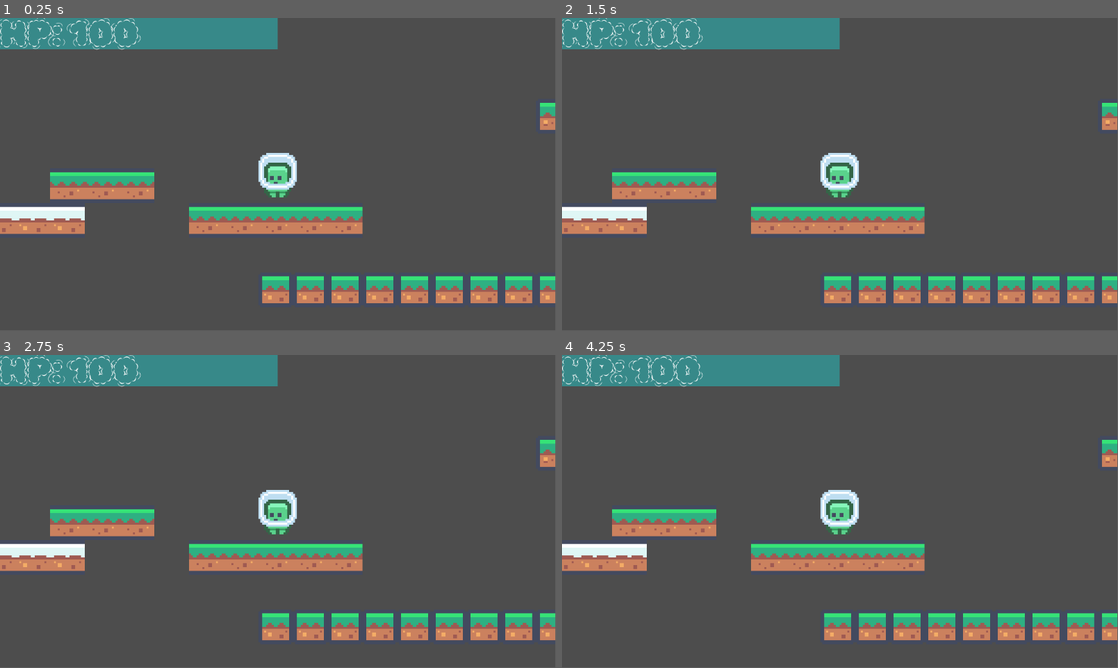
Above: before the commit, frames 1-4 (two rows, left to right).
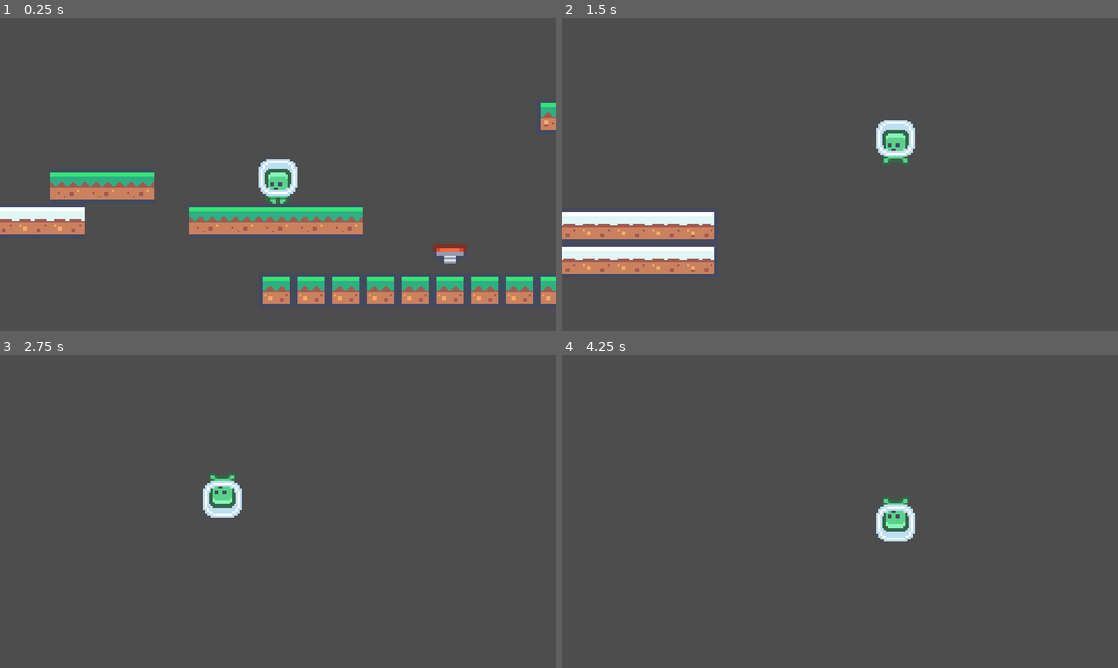
Above: after the commit, the same moments.

Repository: Kubulambula/godot-krouzek
Game: Godot game, scene res://scenes/test_level.tscn
Same seed, same stepped clock (60 frames per second), same inputs: the game is played once before the commit and once after it.
Inputs:
- Up to frame 1 (0.25 s): no input
- Up to frame 2 (1.5 s): tap Enter at 0.5 s; hold Right (ui_right) from 0.53 s (still down); tap F (flip_gravity) at 0.6, 1.35 s; tap Up (ui_up) at 0.77 s
- Up to frame 3 (2.75 s): tap Up (ui_up) at 1.52 s; tap Space at 2 s; release Right (ui_right) at 2.03 s; hold Left (ui_left) from 2.03 s (still down); tap L (take_damage) at 2.1 s; tap F (flip_gravity) at 2.3 s
- Up to frame 4 (4.25 s): release Left (ui_left) at 2.78 s; hold Right (ui_right) from 2.78 s (still down); tap F (flip_gravity) at 2.85, 3.6 s; tap Up (ui_up) at 3.02, 3.77 s; tap Escape (pause, bound only after the commit) at 4.15 s
In our replay, the window is 799x449 before the commit and 800x450 after it. These sizes can differ from the game's own. Grey fills any space a smaller window leaves; there, only what the larger window draws over its background counts as a difference.

The runs differ from the first frame. In frame 1, 7.5% of the frame differs, in the area x 0-100%, y 0-92%; in frame 2, 20%; in frame 3, 16%; in frame 4, 16%.
Error before the commit: Parse Error: Mixed use of tabs and spaces for indentation. (res://scenes/player.gd:13)
Error after the commit: Attempt to call function 'instantiate' in base 'null instance' on a null instance. (res://scenes/pause.gd:8)

Commit message:
Add files via upload

Diff:
--- /dev/null
+++ b/charlesdarwin1st/jump_pad.gd
@@ -0,0 +1,10 @@
+extends Node2D
+
+
+func _on_area_2d_body_entered(body: Node2D) -> void:
+	body.jump_pad_bounce()
+	$StaticBody2D/AnimatedSprite2D.play("bounce")
+
+
+func _on_animated_sprite_2d_animation_finished() -> void:
+	$StaticBody2D/AnimatedSprite2D.play("idle")
--- /dev/null
+++ b/charlesdarwin1st/jump_pad.tscn
@@ -0,0 +1,63 @@
+[gd_scene load_steps=8 format=3 uid="uid://4gx1o244m4s1"]
+
+[ext_resource type="Script" path="res://jump_pad.gd" id="1_gl6b0"]
+[ext_resource type="Texture2D" uid="uid://dka36338lwfdr" path="res://assets/tilemap_packed.png" id="1_u1n1s"]
+
+[sub_resource type="RectangleShape2D" id="RectangleShape2D_if24w"]
+size = Vector2(20, 7)
+
+[sub_resource type="AtlasTexture" id="AtlasTexture_i4yg4"]
+atlas = ExtResource("1_u1n1s")
+region = Rect2(144, 90, 18, 18)
+
+[sub_resource type="AtlasTexture" id="AtlasTexture_8omp3"]
+atlas = ExtResource("1_u1n1s")
+region = Rect2(126, 90, 18, 18)
+
+[sub_resource type="SpriteFrames" id="SpriteFrames_i28bc"]
+animations = [{
+"frames": [{
+"duration": 1.0,
+"texture": SubResource("AtlasTexture_i4yg4")
+}],
+"loop": false,
+"name": &"bounce",
+"speed": 2.0
+}, {
+"frames": [{
+"duration": 1.0,
+"texture": SubResource("AtlasTexture_8omp3")
+}],
+"loop": true,
+"name": &"idle",
+"speed": 5.0
+}]
+
+[sub_resource type="RectangleShape2D" id="RectangleShape2D_45vkk"]
+size = Vector2(18, 4)
+
+[node name="JumpPad" type="Node2D"]
+texture_filter = 1
+script = ExtResource("1_gl6b0")
+
+[node name="StaticBody2D" type="StaticBody2D" parent="."]
+
+[node name="CollisionShape2D" type="CollisionShape2D" parent="StaticBody2D"]
+position = Vector2(0, 6.5)
+shape = SubResource("RectangleShape2D_if24w")
+
+[node name="AnimatedSprite2D" type="AnimatedSprite2D" parent="StaticBody2D"]
+sprite_frames = SubResource("SpriteFrames_i28bc")
+animation = &"bounce"
+autoplay = "idle"
+
+[node name="Area2D" type="Area2D" parent="."]
+collision_layer = 0
+collision_mask = 2
+
+[node name="CollisionShape2D" type="CollisionShape2D" parent="Area2D"]
+position = Vector2(0, 1)
+shape = SubResource("RectangleShape2D_45vkk")
+
+[connection signal="animation_finished" from="StaticBody2D/AnimatedSprite2D" to="." method="_on_animated_sprite_2d_animation_finished"]
+[connection signal="body_entered" from="Area2D" to="." method="_on_area_2d_body_entered"]
--- a/charlesdarwin1st/project.godot
+++ b/charlesdarwin1st/project.godot
@@ -18,6 +18,11 @@
 [autoload]
 
 UI="*res://assets/ui.gd"
+Pause="*res://scenes/pause.gd"
+
+[display]
+
+window/stretch/mode="canvas_items"
 
 [input]
 
@@ -31,3 +36,8 @@
 "events": [Object(InputEventKey,"resource_local_to_scene":false,"resource_name":"","device":-1,"window_id":0,"alt_press …(192 unchanged characters)…
 ]
 }
+pause={
+"deadzone": 0.5,
+"events": [Object(InputEventKey,"resource_local_to_scene":false,"resource_name":"","device":-1,"window_id":0,"alt_pressed":false,"shift_pressed":false,"ctrl_pressed":false,"meta_pressed":false,"pressed":false,"keycode":0,"physical_keycode":4194305,"key_label":0,"unicode":0,"location":0,"echo":false,"script":null)
+]
+}
--- /dev/null
+++ b/charlesdarwin1st/scenes/pause.gd
@@ -0,0 +1,15 @@
+extends Node
+
+
+var pause_scene
+
+
+func _ready() -> void:
+	pause_scene = load("res://assets/pause_menu.tscn").instantiate()
+	add_child(pause_scene)
+	pause_scene.unpause()
+
+
+func _process(delta: float) -> void:
+	if Input.is_action_just_pressed("pause"):
+		pause_scene.pause()
--- a/charlesdarwin1st/scenes/player.gd
+++ b/charlesdarwin1st/scenes/player.gd
@@ -2,16 +2,20 @@
 
 
 const SPEED = 300.0
-const JUMP_VELOCITY = -400.0
+const JUMP_VELOCITY = -200.0
 
-var gravity = Vector2(0, 350)
+var gravity = Vector2(0, 500)
 
 var hp = 100
 
 
+func jump_pad_bounce():
+	velocity = JUMP_VELOCITY * gravity.normalized()
+
+
 func _physics_process(delta: float) -> void:
 	UI.ui_scene.set_hp(hp)
-	 Add the gravity.
+	# Add the gravity.
 	#if not is_on_floor():
 	velocity += gravity * delta
 
@@ -19,7 +23,7 @@
 		hp = hp - 10
 
 	if Input.is_action_just_pressed("flip_gravity"):
-		gravity = -gravity
+		gravity= -gravity
 		$AnimatedSprite2D.flip_v = not $AnimatedSprite2D.flip_v
 
 	# Handle jump
--- a/charlesdarwin1st/scenes/player.tscn
+++ b/charlesdarwin1st/scenes/player.tscn
@@ -7,6 +7,7 @@
 size = Vector2(20, 23)
 
 [node name="CharacterBody2D" type="CharacterBody2D"]
+collision_layer = 3
 script = ExtResource("1_sieee")
 
 [node name="CollisionShape2D" type="CollisionShape2D" parent="."]
--- a/charlesdarwin1st/scenes/test_level.tscn
+++ b/charlesdarwin1st/scenes/test_level.tscn
@@ -1,8 +1,9 @@
-[gd_scene load_steps=4 format=4 uid="uid://di3helratmoxu"]
+[gd_scene load_steps=5 format=4 uid="uid://di3helratmoxu"]
 
 [ext_resource type="PackedScene" uid="uid://d0d62hreecv26" path="res://scenes/player.tscn" id="1_n8xg5"]
 [ext_resource type="Texture2D" uid="uid://4qnyukllop2v" path="res://assets/player/player_0000.png" id="2_wia5m"]
 [ext_resource type="TileSet" uid="uid://ccyykyoh4uj1s" path="res://scenes/test_level.tres" id="3_rmlf5"]
+[ext_resource type="PackedScene" uid="uid://4gx1o244m4s1" path="res://jump_pad.tscn" id="4_s1ctx"]
 
 [node name="Node2D" type="Node2D"]
 
@@ -17,3 +18,6 @@
 
 [node name="CharacterBody2D" parent="." instance=ExtResource("1_n8xg5")]
 position = Vector2(496, 111)
+
+[node name="JumpPad" parent="." instance=ExtResource("4_s1ctx")]
+position = Vector2(585, 148)
--- a/charlesdarwin1st/scenes/ui.tscn
+++ b/charlesdarwin1st/scenes/ui.tscn
@@ -8,6 +8,7 @@
 font_size = 72
 
 [node name="UI" type="CanvasLayer"]
+visible = false
 script = ExtResource("1_v13i6")
 
 [node name="Control" type="Control" parent="."]
